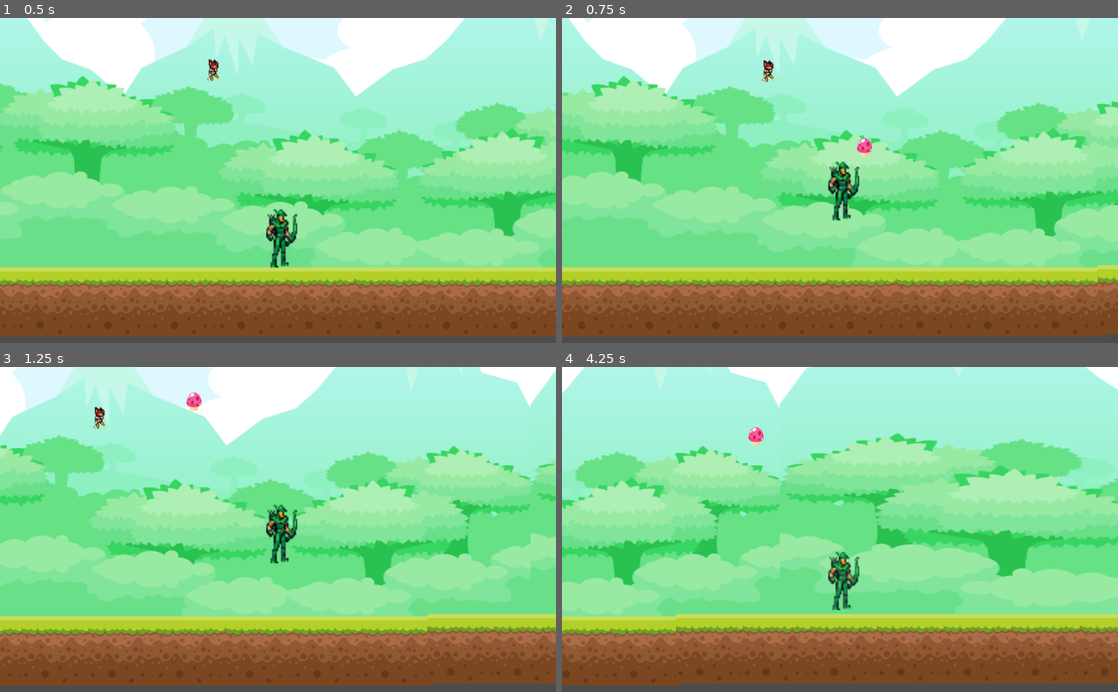
Above: before the commit, frames 1-4 (two rows, left to right).
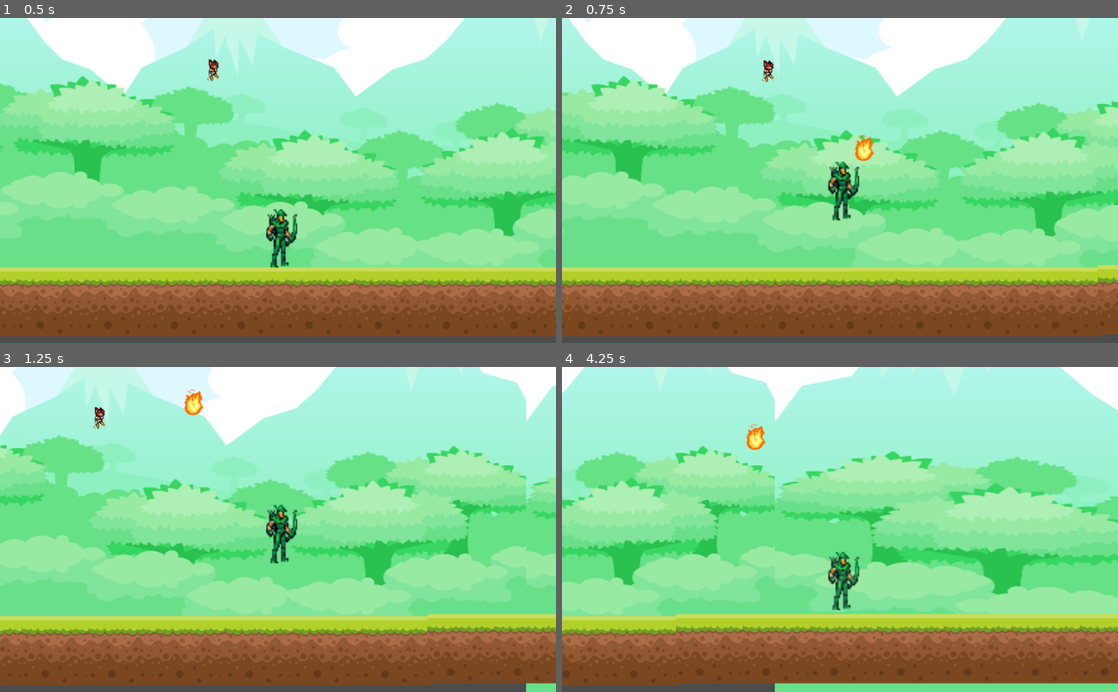
Above: after the commit, the same moments.

Repository: CC-SI/Game_lendas_corrompidas
Game: Godot game, scene res://src/Cenas/Cenario Testes/Cenario Testes.tscn
Two runs of this game, one before a commit and one after it. Both use one fixed random seed, a clock stepped at 60 frames per second and the inputs below.
Inputs:
- Up to frame 1 (0.5 s): no input
- Up to frame 2 (0.75 s): tap Enter (ui_accept) at 0.5 s; hold Right (ui_right) from 0.53 s (still down); tap Q (atirar) at 0.6 s
- Up to frame 3 (1.25 s): keep holding Right (ui_right); tap Enter (ui_accept) at 0.77 s
- Up to frame 4 (4.25 s): tap F (dash) at 1.35 s; tap Enter (ui_accept) at 1.52, 3.02, 3.77 s; release Right (ui_right) at 2.03 s; hold Left (ui_left) 2.03-2.78 s; tap R (mordida) at 2.1 s; hold Right (ui_right) from 2.78 s (still down); tap V (uivo) at 2.85 s; tap Q (atirar) at 3.6 s

Frame 1 is identical in both runs. In frame 2, 0.2% of the frame differs, in the area x 52-57%, y 35-45%; in frame 3, 1.5%; in frame 4, 18%, in the area x 33-100%, y 0-100%.

Commit message:
feat: colocando sprite do bloco de fogo no monstro das cinzas

Diff:
--- a/src/Cenas/BlocoDeFogo.tscn
+++ b/src/Cenas/BlocoDeFogo.tscn
@@ -1,6 +1,6 @@
 [gd_scene load_steps=5 format=2]
 
-[ext_resource path="res://src/Texturas/Cenario/Object/Mushroom_1.png" type="Texture" id=1]
+[ext_resource path="res://src/Texturas/Sega Genesis 32X - The Amazing Spider-Man Web of Fire - Fire.png" type="Texture" id=1]
 [ext_resource path="res://src/scripts/BolaDeFogo.gd" type="Script" id=2]
 
 [sub_resource type="CircleShape2D" id=1]
@@ -15,16 +15,20 @@
 script = ExtResource( 2 )
 
 [node name="Sprite" type="Sprite" parent="BolaDeFogo"]
-position = Vector2( 0.999999, -1 )
-scale = Vector2( 0.571429, 0.817073 )
+position = Vector2( 1, 0 )
+scale = Vector2( 1.87261, 1.29617 )
 texture = ExtResource( 1 )
+region_enabled = true
+region_rect = Rect2( 48, 54, 19, 37 )
 
 [node name="CollisionShape2D" type="CollisionShape2D" parent="BolaDeFogo"]
 shape = SubResource( 1 )
 
 [node name="Area2D" type="Area2D" parent="BolaDeFogo"]
+position = Vector2( 1, 0 )
 
 [node name="CollisionShape2D" type="CollisionShape2D" parent="BolaDeFogo/Area2D"]
+position = Vector2( 0, 1 )
 shape = SubResource( 2 )
 
 [connection signal="body_entered" from="BolaDeFogo/Area2D" to="BolaDeFogo" method="_on_Area2D_body_entered"]
--- a/src/Cenas/Cenario Testes/Cenario Testes.tscn
+++ b/src/Cenas/Cenario Testes/Cenario Testes.tscn
@@ -20,7 +20,7 @@
 texture = ExtResource( 3 )
 
 [node name="Fundo2" type="Sprite" parent="."]
-position = Vector2( 2387.75, 145 )
+position = Vector2( 2379, 178 )
 scale = Vector2( 2.1665, 1.16 )
 texture = ExtResource( 3 )
 flip_h = true
--- a/src/Cenas/Inimigos/MonstroDasLavas.tscn
+++ b/src/Cenas/Inimigos/MonstroDasLavas.tscn
@@ -1,6 +1,6 @@
 [gd_scene load_steps=5 format=2]
 
-[ext_resource path="res://src/Texturas/Inimigos/Inimigo 1/Arcade - Legend of Heroes - Cheng.png" type="Texture" id=1]
+[ext_resource path="res://src/Texturas/Inimigos/Monstro das Cinzas/Sega Genesis 32X - Shadow Dancer The Secret of Shinobi - Armored Monster.png" type="Texture" id=1]
 [ext_resource path="res://src/scripts/Inimigos/MonstroDasCinzas.gd" type="Script" id=2]
 
 [sub_resource type="RectangleShape2D" id=1]
@@ -18,8 +18,9 @@
 [node name="Sprite" type="Sprite" parent="MonstroDaLavas"]
 position = Vector2( 0, -1 )
 texture = ExtResource( 1 )
+flip_h = true
 region_enabled = true
-region_rect = Rect2( 4, 5, 59, 76 )
+region_rect = Rect2( 120, 16, 60, 112 )
 
 [node name="CollisionShape2D" type="CollisionShape2D" parent="MonstroDaLavas"]
 position = Vector2( -0.5, 0.5 )
--- a/src/scripts/Inimigos/MonstroDasCinzas.gd
+++ b/src/scripts/Inimigos/MonstroDasCinzas.gd
@@ -11,6 +11,7 @@
 onready var timer_tiro = Timer.new()
 
 func _ready():
+	$Sprite.flip_h = true
 	velocidade = 30
 	add_child(timer_tiro)
 	timer_tiro.wait_time = intervalo_tiro
Binary file added: src/Texturas/Inimigos/Monstro das Cinzas/Sega Genesis 32X - Shadow Dancer The Secret of Shinobi - Armored Monster.png
Not shown, added: src/Texturas/Inimigos/Monstro das Cinzas/Sega Genesis 32X - Shadow Dancer The Secret of Shinobi - Armored Monster.png.import
Binary file added: src/Texturas/Sega Genesis 32X - The Amazing Spider-Man Web of Fire - Fire.png
Not shown, added: src/Texturas/Sega Genesis 32X - The Amazing Spider-Man Web of Fire - Fire.png.import
